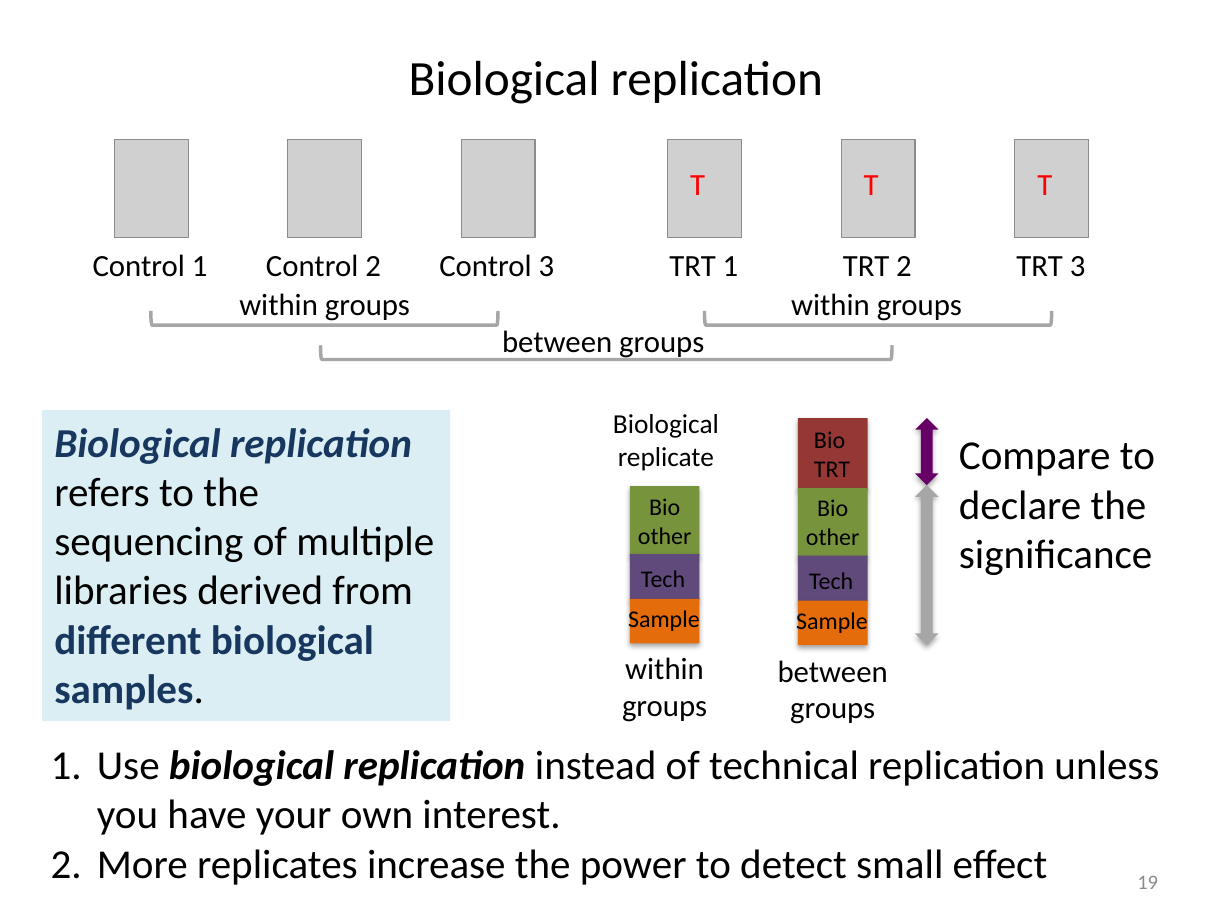
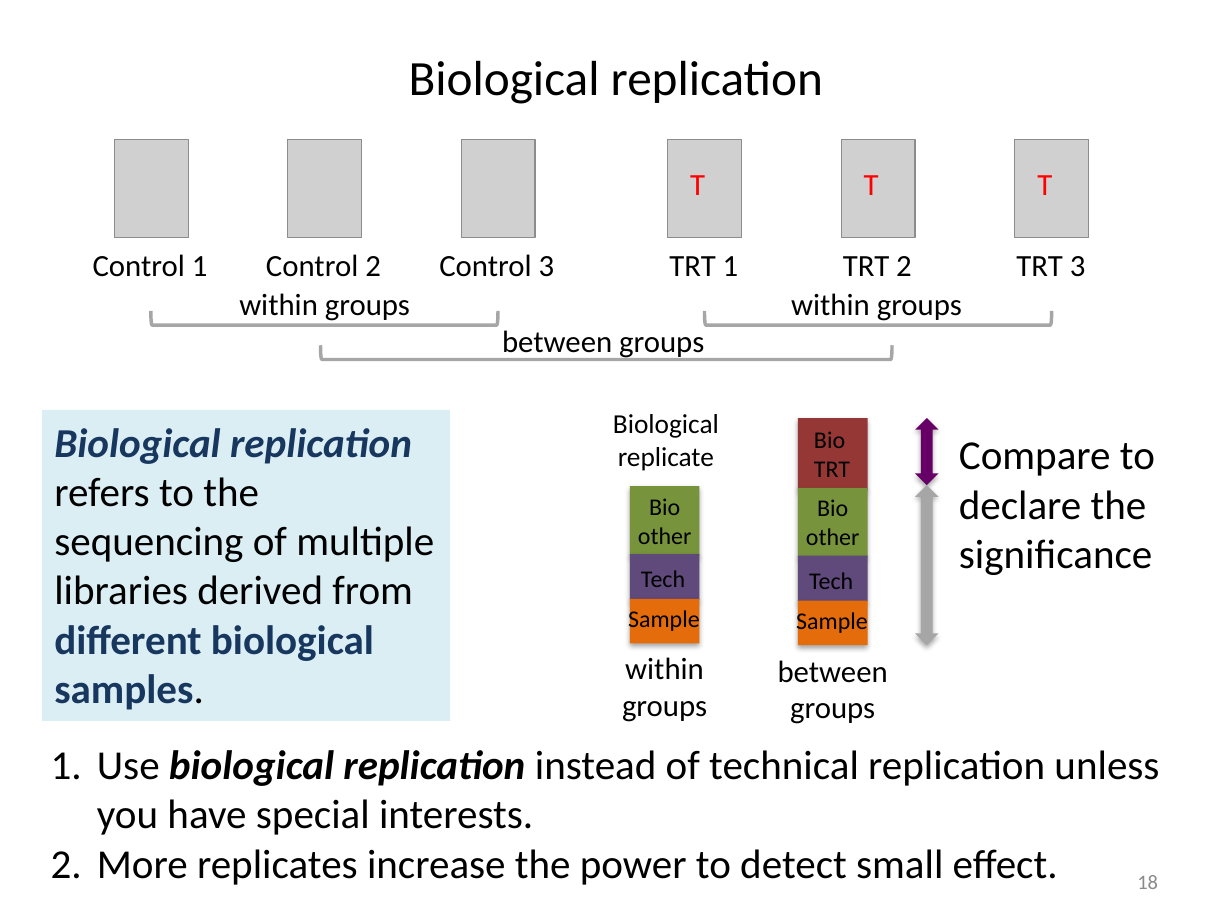
Before and after one commit to liu3zhenlab/teaching, a slide deck: slide 18 of RNA-Seq-Workshop/2024/lectures/DE-lecture_2024.pptx (slide 19 before the commit). Drawn at 1232x924 pixels with LibreOffice and Linux fonts; fonts in the diff are those of the drawing; grey boxes stand for pictures. Boxes give left, top, right and bottom in pixels: in the first picture for what was removed or moved away, otherwise in the second. Text is boxed around its words. In the diff, an @@ line names an element or a change of style, - is before the commit and + after.

```diff
--- a/RNA-Seq-Workshop/2024/lectures/DE-lecture_2024.pptx
+++ b/RNA-Seq-Workshop/2024/lectures/DE-lecture_2024.pptx
@@ text at (97, 750, 1159, 885): text changed @@
-1. Use biological replication instead of technical replication unless you have your own interest.
-2. More replicates increase the power to detect small effect
+1. Use biological replication instead of technical replication unless you have special interests.
+2. More replicates increase the power to detect small effect.
@@ page number at (1137, 875, 1158, 889): text changed @@
-19
+18
```
Also in this commit, not shown: 11 other slides changed, 10 other files.
